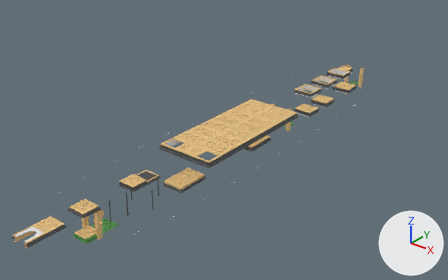
The FBX model Constitution/Content/ship/main/GunDeckDetail_Mesh.fbx: old version first, new version second.
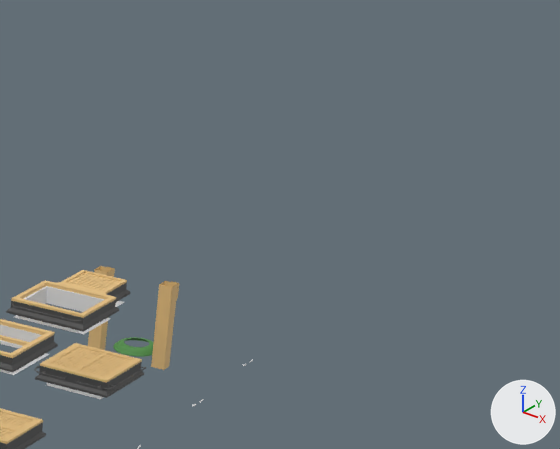
Each version appears first whole from a camera (50 mm lens) standing at (204.0, -269.0, 181.0) and looking at (-18.0, 9.0, 9.0), and next in a close-up on the part from 72% to 100% of the width and 2% to 37% of the height. Arrows for +X, +Y and +Z are at lower right; the lights stay in place. Where no turn or scale is listed for an object, it has been applied to the vertices. Vertices at the same position are counted once.

Objects in the first close-up: 'GunDeckDetail'.
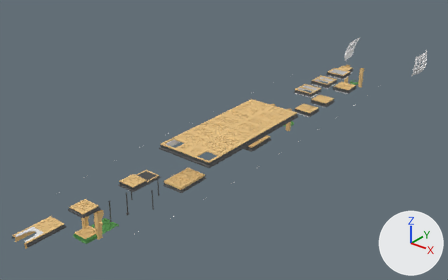
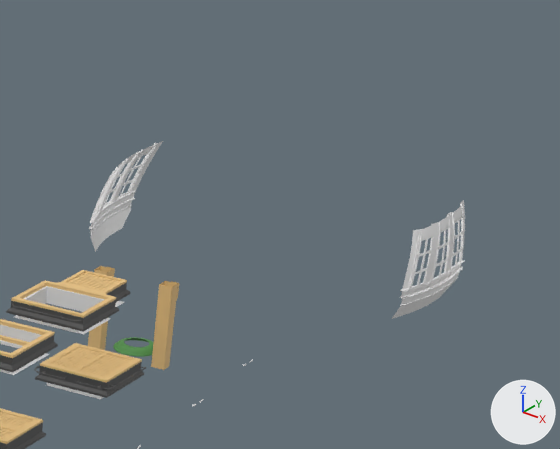
What differs and where, as boxes [x1, y1, x2, y2] in the close-ups (560 x 449 px):
'GunDeckDetail', reshaped: before [0, 266, 253, 449]; after [0, 141, 465, 449]
part 1 of me_mesh, added: after [89, 141, 465, 319]

The change, as a list of edits to the scene's bpy script:
```text
Change me_mesh:
    used by ob_gundeckdetail; location = (0.0, 0.0, 0.0)
    remove me_mesh.from_pydata(...)  # 56079 vertices, 60230 faces; spans x -34.0..34.0, y -152.0..152.0, z 9.0..29.0
    add me_mesh.from_pydata(...)  # 57499 vertices, 61366 faces; spans x -34.0..34.0, y -152.0..211.0, z 9.0..29.0
    me_mesh part 1: 1420 vertices added at x -33.0..33.0, y 186.0..211.0, z 12.0..28.0
```
